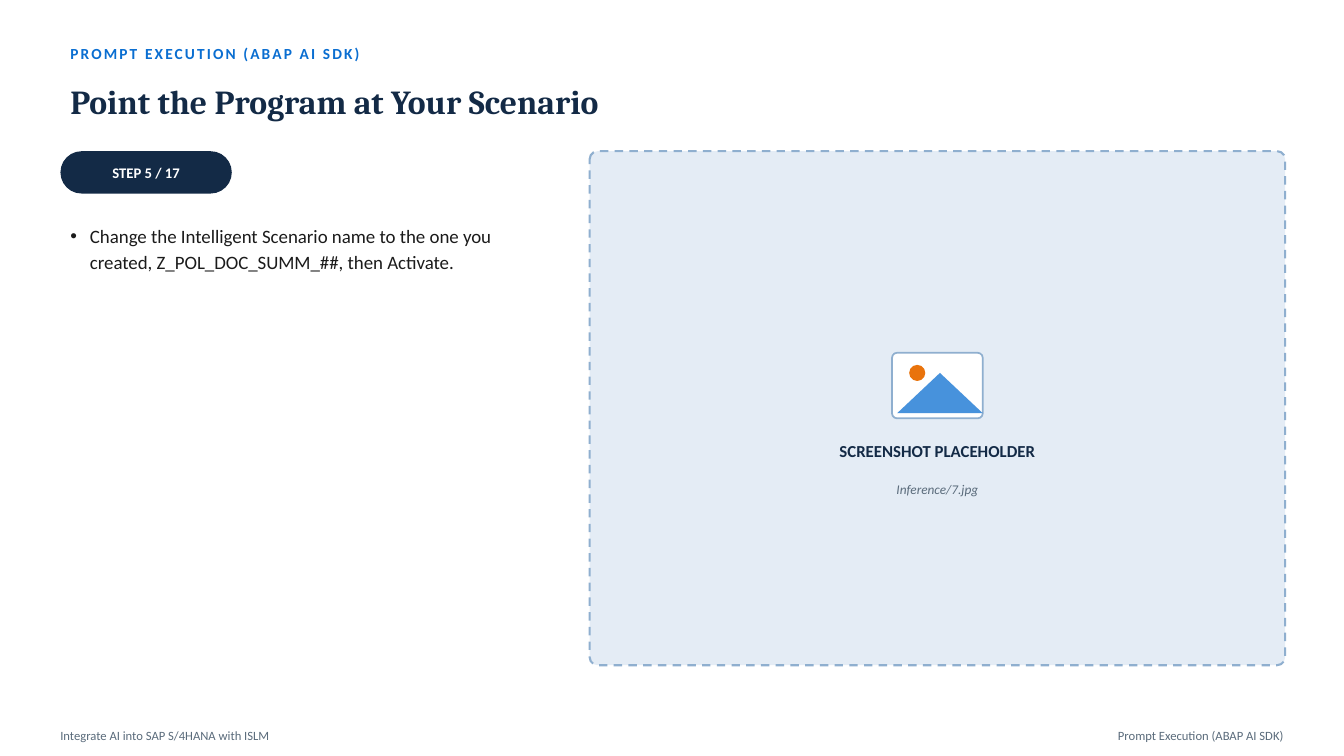
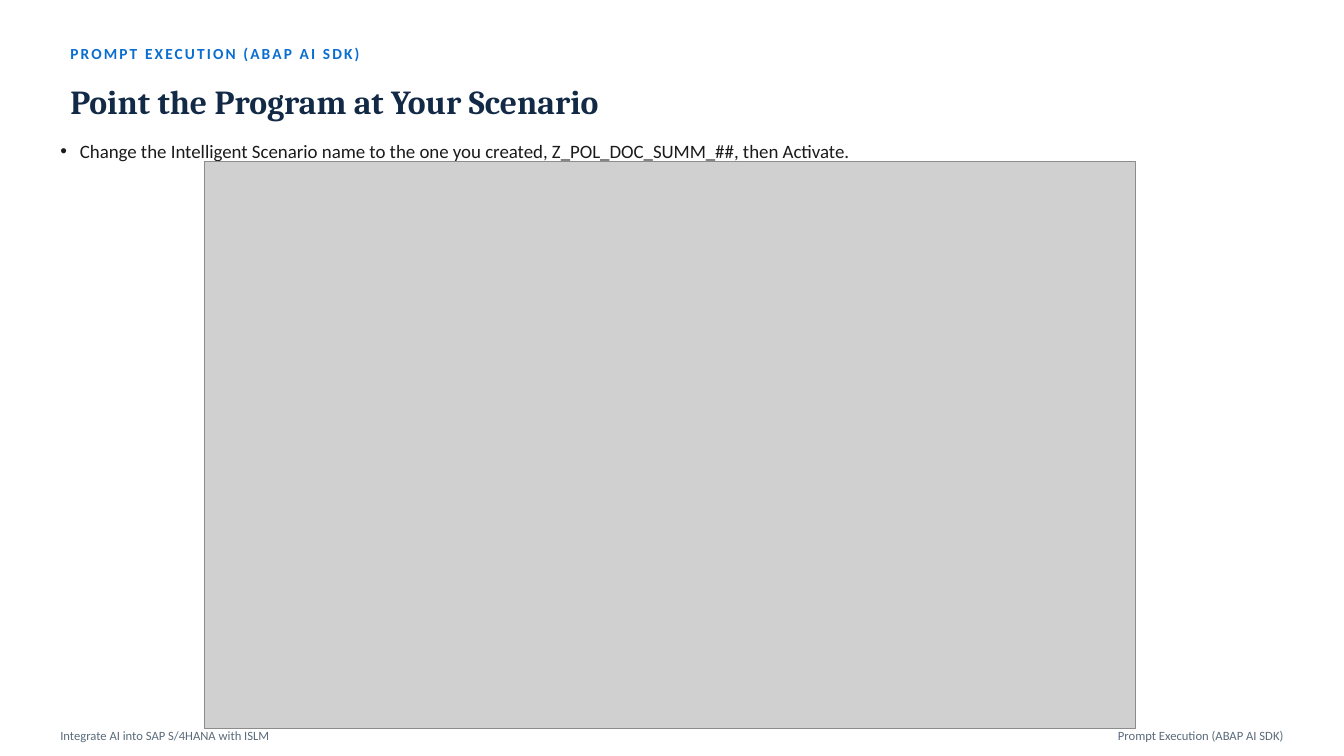
Before and after one commit to akhilgeo/akhilgeorge.com, a slide deck: slide 33 of assets/AI/ISLM.pptx (slide 51 before the commit). Drawn at 1344x756 pixels with LibreOffice and Linux fonts; fonts in the diff are those of the drawing; grey boxes stand for pictures. Boxes give left, top, right and bottom in pixels: in the first picture for what was removed or moved away, otherwise in the second. Text is boxed around its words. In the diff, an @@ line names an element or a change of style, - is before the commit and + after.

```diff
--- a/assets/AI/ISLM.pptx
+++ b/assets/AI/ISLM.pptx
@@ text "Change the Intelligent Scenario name ..." rewrapped from bbox=[90, 230, 491, 272] to bbox=[80, 145, 850, 163] @@
@@ rounded rectangle removed at bbox=[60, 151, 232, 194] @@
@@ text removed at bbox=[112, 168, 180, 178] @@
-STEP 5 / 17
@@ picture added at bbox=[205, 161, 1136, 729] @@
@@ rounded rectangle removed at bbox=[590, 151, 1286, 665] @@
@@ rounded rectangle removed at bbox=[892, 353, 983, 418] @@
@@ triangle removed at bbox=[897, 373, 983, 413] @@
@@ ellipse removed at bbox=[909, 365, 926, 381] @@
@@ text removed at bbox=[839, 446, 1035, 457] @@
-SCREENSHOT PLACEHOLDER
@@ text removed at bbox=[896, 485, 978, 496] @@
-Inference/7.jpg
```
Also in this commit, not shown: 26 other slides changed, 3 slides added, 32 slides removed.
